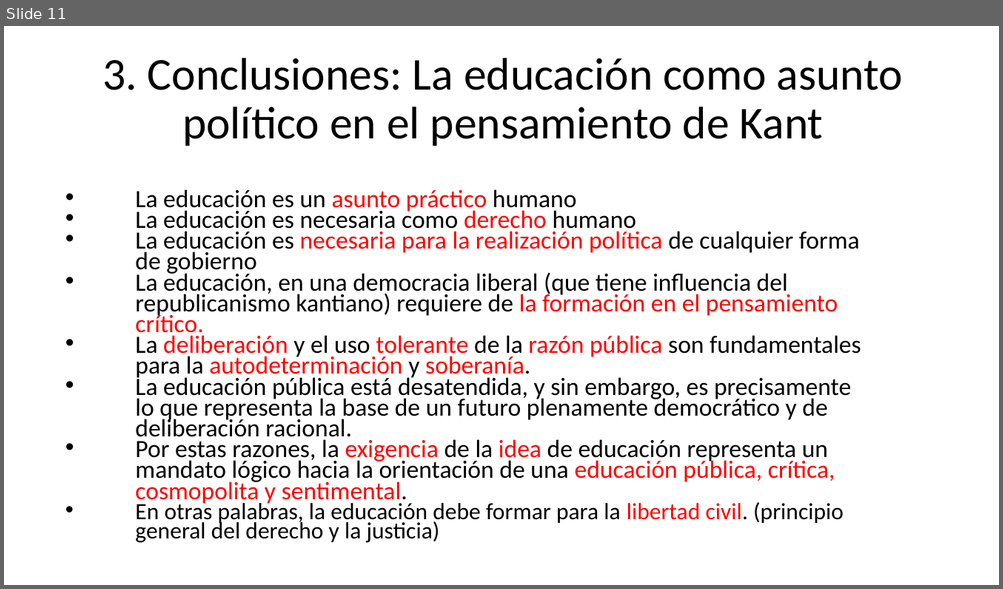
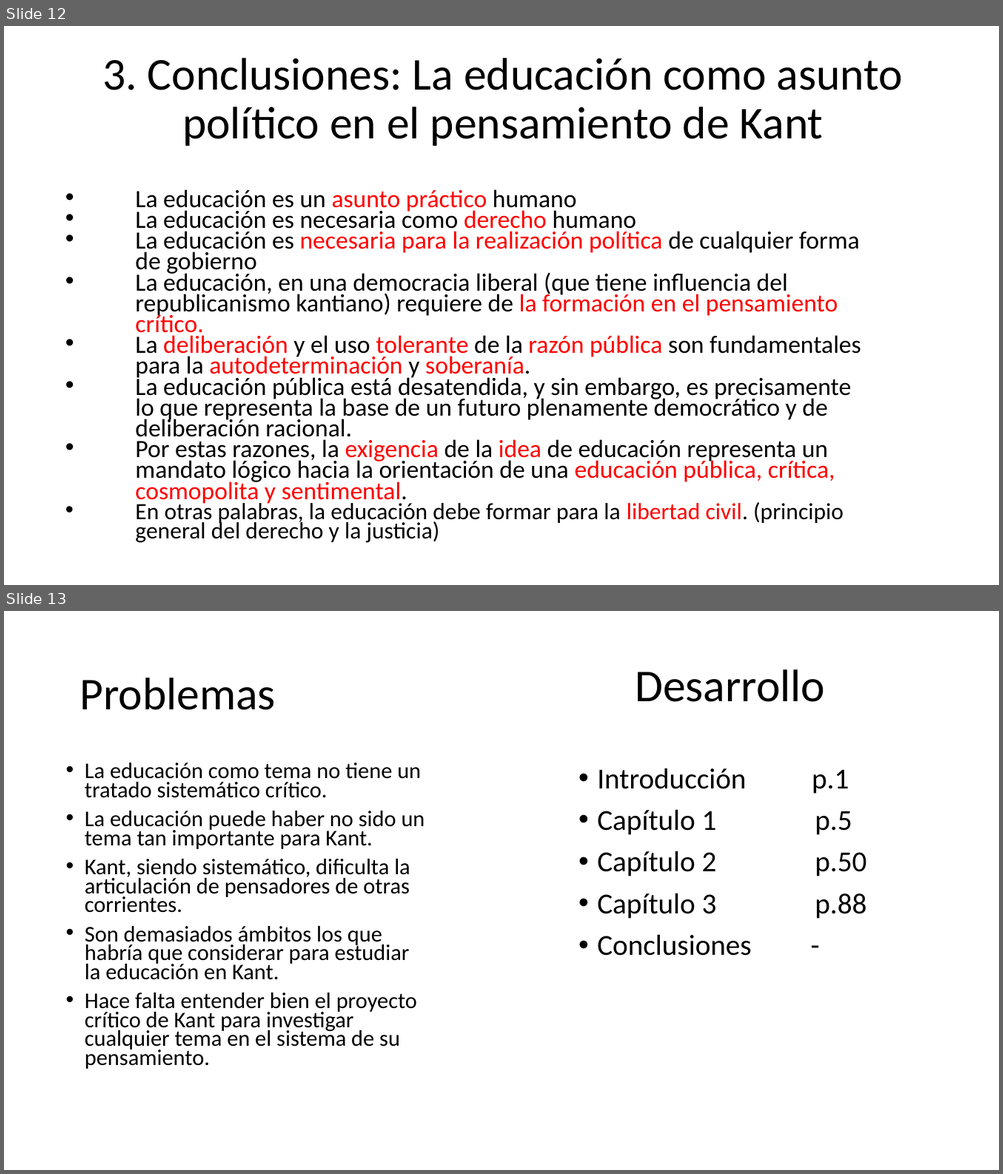
Before and after one commit to zaboltar/zaboltar.github.io, a slide deck: assets uarm/2024 1/metodosInvestigacion/expo tesis 2024.pptx. Shown one above the other, each under a label of ours: slide 11 before the commit, slides 12 and 13 after it. The pictures are 1003x589 and 1003x1174 pixels, drawn with LibreOffice and Linux fonts; fonts in the diff are those of the drawing. Boxes give left, top, right and bottom in pixels: in the first picture for what was removed or moved away, otherwise in the second. Text is boxed around its words. In the diff, an @@ line names an element or a change of style, - is before the commit and + after.

```diff
--- a/assets uarm/2024 1/metodosInvestigacion/expo tesis 2024.pptx
+++ b/assets uarm/2024 1/metodosInvestigacion/expo tesis 2024.pptx
@@ slide 13 added at (4, 611, 999, 1170), background #FFFFFF @@
@@ text added at (634, 669, 825, 702), 44 pt, text #000000 @@
+Desarrollo
@@ title added at (79, 678, 276, 710), 44 pt, text #000000 @@
+Problemas
@@ text added at (85, 763, 425, 1069), 21.7 pt, text #000000 @@
+• La educación como tema no tiene un tratado sistemático crítico.
+• La educación puede haber no sido un tema tan importante para Kant.
+• Kant, siendo sistemático, dificulta la articulación de pensadores de otras corrientes.
+• Son demasiados ámbitos los que habría que considerar para estudiar la educación en Kant.
+• Hace falta entender bien el proyecto crítico de Kant para investigar cualquier tema en el sistema de su pensamiento.
@@ text added at (597, 768, 866, 919), 28 pt, text #000000 @@
+• Introducción p.1
+• Capítulo 1 p.5
+• Capítulo 2 p.50
+• Capítulo 3 p.88
+• Conclusiones -
@@ what was slide 11 is now slide 12 @@
```
Also in this commit, not shown: 4 slides changed, 2 other slides added, 7 other files.
